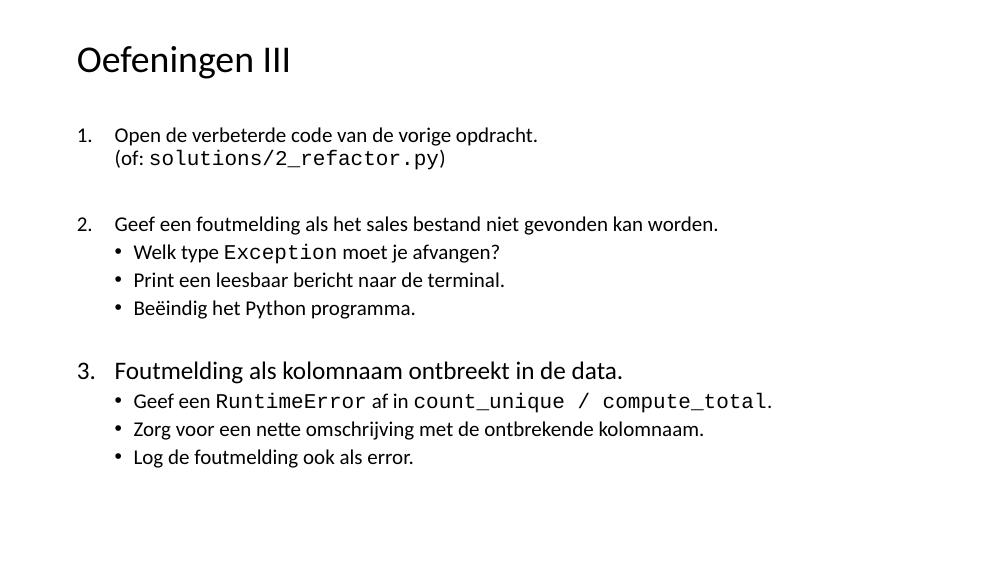
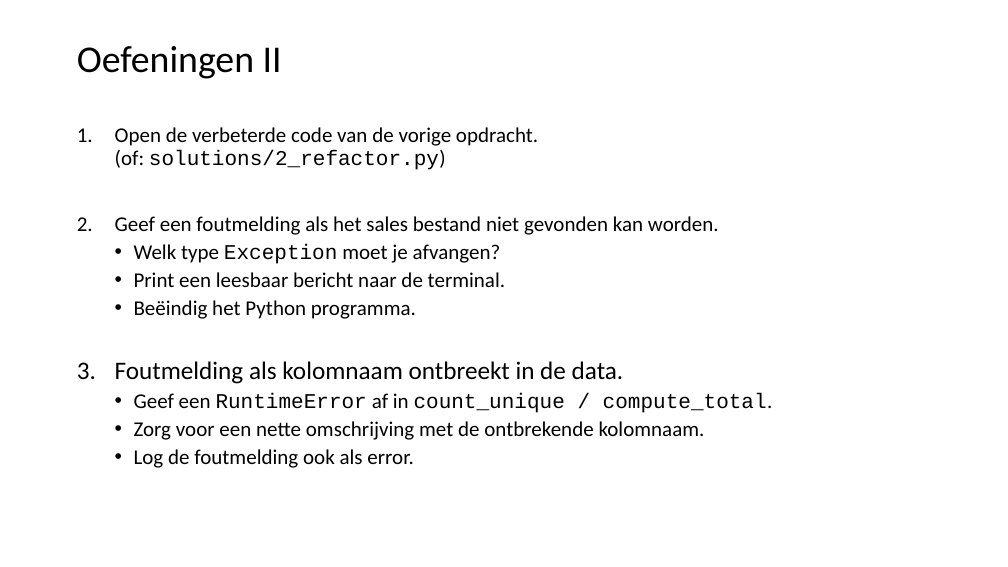
Before and after one commit to LFKoning/knowledge-sharing, a slide deck: slide 35 of python_course_4p/3_production_code/3_production_code.pptx (slide 46 before the commit). Drawn at 1008x567 pixels with LibreOffice and Linux fonts; fonts in the diff are those of the drawing. Boxes give left, top, right and bottom in pixels: in the first picture for what was removed or moved away, otherwise in the second. Text is boxed around its words. In the diff, an @@ line names an element or a change of style, - is before the commit and + after.

```diff
--- a/python_course_4p/3_production_code/3_production_code.pptx
+++ b/python_course_4p/3_production_code/3_production_code.pptx
@@ title at (x1=77, y1=46, x2=282, y2=79): text changed @@
-Oefeningen III
+Oefeningen II
```
Also in this commit, not shown: 4 other slides changed, 4 other files.
